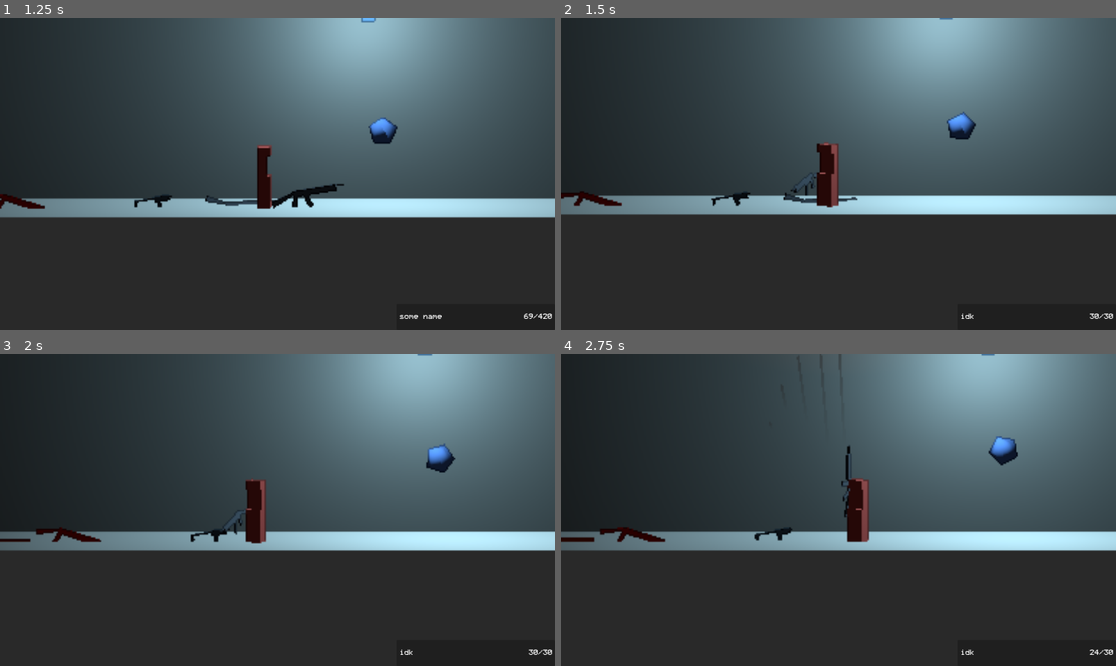
Above: before the commit, frames 1-4 (two rows, left to right).
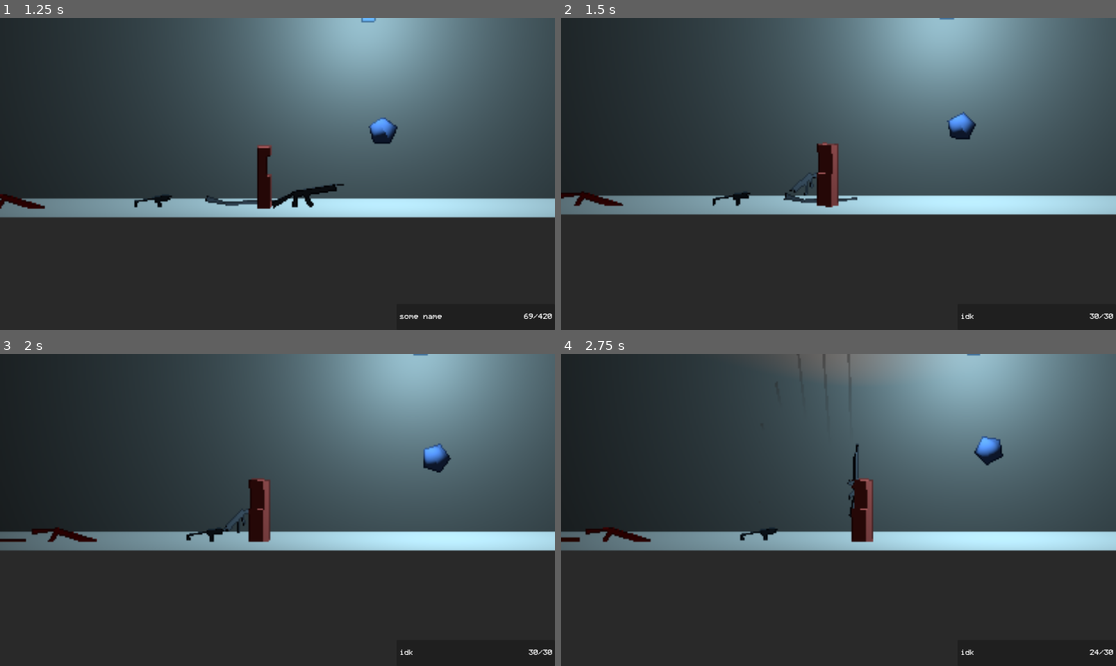
Above: after the commit, the same moments.

Repository: mncc8337/udgr
Game: Godot game, scene res://scenes/main.tscn
Two runs of this game, one before a commit and one after it. Both use one fixed random seed, a clock stepped at 60 frames per second and the inputs below. Sound files missing from this copy of the repository are replaced by a short silence.
Inputs (mouse positions are in pixels of both pictures, inside the frame that each line leads up to):
- Up to frame 1 (1.25 s): move the mouse to (399, 158) at 0.52 s; press the mouse at (399, 158) at 0.53 s; hold D (right) from 0.53 s (still down)
- Up to frame 2 (1.5 s): move the mouse to (727, 189) at 1.27 s; release D (right) at 1.28 s; release the mouse at (727, 189) at 1.28 s; hold A (left) from 1.28 s (still down); tap F (pickup) at 1.35 s
- Up to frame 3 (2 s): keep holding A (left)
- Up to frame 4 (2.75 s): move the mouse to (894, 441) at 2.02 s; release A (left) at 2.03 s; press the mouse at (894, 441) at 2.03 s; hold D (right) from 2.03 s (still down)

Frame 1 is identical in both runs. In frame 2, 0.1% of the frame differs, in the area x 2-74%, y 0-61%; in frame 3, 1.1%; in frame 4, 2.9%, in the area x 3-83%, y 0-61%.
Error in both runs: Invalid access to property or key 'view_range_increase_to' on a base object of type 'RigidBody3D (gun.gd)'. (res://scripts/camera.gd:31)

Commit message:
Add files via upload

Diff:
--- a/scenes/assasult_rifle.tscn
+++ b/scenes/assasult_rifle.tscn
@@ -1,7 +1,8 @@
-[gd_scene load_steps=10 format=3 uid="uid://bla3dq72k024l"]
+[gd_scene load_steps=11 format=3 uid="uid://bla3dq72k024l"]
 
 [ext_resource type="Script" path="res://scripts/gun.gd" id="1_q3iq3"]
 [ext_resource type="AudioStream" uid="uid://d3bpnc1c0jg8l" path="res://sfx/rifle.mp3" id="2_6u2dc"]
+[ext_resource type="AudioStream" uid="uid://byx1bs1lem487" path="res://sfx/AR_reload.mp3" id="3_wsqrj"]
 
 [sub_resource type="StandardMaterial3D" id="StandardMaterial3D_8utwe"]
 albedo_color = Color(0.419608, 0.447059, 0.509804, 1)
@@ -87,13 +88,14 @@
 "reloading": SubResource("Animation_ssbwn")
 }
 
-[node name="assasult_rifle" type="RigidBody3D" groups=["gun"]]
+[node name="assasult_rifle" type="RigidBody3D" node_paths=PackedStringArray("reload_sound_pos") groups=["gun"]]
 mass = 3.0
 script = ExtResource("1_q3iq3")
 gun_name = "idk"
 magazine_size = 30
-speed_when_holding = 0.8
 audio_stream = ExtResource("2_6u2dc")
+reload_sound_pos = NodePath("mesh/mag")
+between_firing_animation = true
 
 [node name="mesh" type="CSGCombiner3D" parent="."]
 transform = Transform3D(1, 0, 0, 0, 1, 0, 0, 0, 1, 1.04883, 0.104297, 0)
@@ -211,6 +213,7 @@
 transform = Transform3D(-4.37114e-08, 0, -1, 0, 1, 0, 1, 0, -4.37114e-08, 2.20737, 0.184407, 0)
 visible = false
 light_color = Color(1, 0.603922, 0, 1)
+light_energy = 5.0
 spot_range = 1000.0
 spot_angle = 75.0
 
@@ -235,3 +238,13 @@
 
 [node name="firing_sound_pos" type="Node3D" parent="."]
 transform = Transform3D(1, 0, 0, 0, 1, 0, 0, 0, 1, 2.23335, 0.185052, 0)
+
+[node name="reload_bwt_f_pos" type="Node3D" parent="."]
+transform = Transform3D(1, 0, 0, 0, 1, 0, 0, 0, 1, 0.587251, 0.148492, 0.0710304)
+
+[node name="StreamPlayers" type="Node3D" parent="."]
+
+[node name="Reload_Sound" type="AudioStreamPlayer3D" parent="StreamPlayers"]
+stream = ExtResource("3_wsqrj")
+
+[node name="between_firing_sound" type="AudioStreamPlayer3D" parent="StreamPlayers"]
--- a/scenes/shotgun.tscn
+++ b/scenes/shotgun.tscn
@@ -26,7 +26,7 @@
 tracks/0/loop_wrap = true
 tracks/0/keys = {
 "times": PackedFloat32Array(0, 0.2, 2, 2.3, 2.5),
-"transitions": PackedFloat32Array(1, 1, 1, 1, 1),
+"transitions": PackedFloat32Array(0.63728, 1, 1, 0.241484, 1),
 "update": 0,
 "values": [Vector3(0, 0, 0), Vector3(0, 0, 0.174533), Vector3(0, 0, 0.174533), Vector3(0, 0, 0.523599), Vector3(0, 0, 0)]
 }
@@ -38,7 +38,7 @@
 tracks/1/loop_wrap = true
 tracks/1/keys = {
 "times": PackedFloat32Array(0.2, 0.5, 2, 2.3),
-"transitions": PackedFloat32Array(1, 1, 1, 1),
+"transitions": PackedFloat32Array(4.28709, 1, 1, 1),
 "update": 0,
 "values": [Vector3(0, 0, 0), Vector3(0, 0, -0.785398), Vector3(0, 0, -0.785398), Vector3(0, 0, 0)]
 }
@@ -49,10 +49,10 @@
 tracks/2/interp = 1
 tracks/2/loop_wrap = true
 tracks/2/keys = {
-"times": PackedFloat32Array(0, 0.48, 0.9, 1.1, 1.6, 2),
+"times": PackedFloat32Array(0, 0.5, 0.9, 1.1, 1.6, 2),
 "transitions": PackedFloat32Array(1, 1, 1, 1, 1, 1),
 "update": 0,
-"values": [Vector3(0.0121117, 0.0695337, 0), Vector3(0.0121117, 0.0695337, 0), Vector3(-10, 4, 0), Vector3(-0.6, -0.4, -0.6), Vector3(-0.12, 0.075, 0), Vector3(0.012, 0.07, 0)]
+"values": [Vector3(0.0121117, 0.0695337, 0), Vector3(0.0121117, 0.0695337, 0), Vector3(-5, 2, 0), Vector3(-0.6, -0.4, -0.6), Vector3(-0.12, 0.075, 0), Vector3(0.012, 0.07, 0)]
 }
 tracks/3/type = "value"
 tracks/3/imported = false
@@ -72,19 +72,18 @@
 "reloading": SubResource("Animation_ssbwn")
 }
 
-[node name="shotgun" type="RigidBody3D" groups=["gun"]]
+[node name="shotgun" type="RigidBody3D" node_paths=PackedStringArray("reload_sound_pos") groups=["gun"]]
 mass = 3.0
 script = ExtResource("1_03o43")
 gun_name = "notashotgun"
 damage = 15.0
 max_recoil = 0.4
 inaccuracy = 0.1
-firing_speed = 0.4
-bullet_per_shot = 8
+firing_speed = 0.8
 magazine_size = 2
-view_range_increase_to = 5.5
+audio_stream = ExtResource("2_3ph08")
 speed_when_holding = 0.8
-audio_stream = ExtResource("2_3ph08")
+reload_sound_pos = NodePath("mesh/stock")
 
 [node name="mesh" type="CSGCombiner3D" parent="."]
 transform = Transform3D(1, 0, 0, 0, 1, 0, 0, 0, 1, 1.04883, 0.104297, 0)
@@ -135,7 +134,7 @@
 shape = SubResource("BoxShape3D_8l2h2")
 
 [node name="flash" type="SpotLight3D" parent="."]
-transform = Transform3D(-4.37114e-08, 0, -1, 0, 1, 0, 1, 0, -4.37114e-08, 2.43957, 0.168564, 0)
+transform = Transform3D(-4.37114e-08, 0, -1, 0, 1, 0, 1, 0, -4.37114e-08, 3.33124, 0.168564, 0)
 visible = false
 light_color = Color(1, 0.603922, 0, 1)
 spot_range = 1000.0
@@ -145,12 +144,12 @@
 one_shot = true
 
 [node name="raycast" type="RayCast3D" parent="."]
-transform = Transform3D(1, 0, 0, 0, 1, 0, 0, 0, 1, 2.44359, 0.170588, 0)
+transform = Transform3D(1, 0, 0, 0, 1, 0, 0, 0, 1, 3.33526, 0.170588, 0)
 target_position = Vector3(10000, 0, 0)
 hit_from_inside = true
 
 [node name="start" type="Node3D" parent="."]
-transform = Transform3D(1, 0, 0, 0, 1, 0, 0, 0, 1, -0.583899, 0.170588, 0)
+transform = Transform3D(1, 0, 0, 0, 1, 0, 0, 0, 1, -0.429376, 0.170588, 0)
 
 [node name="AnimationPlayer" type="AnimationPlayer" parent="."]
 libraries = {
@@ -162,3 +161,12 @@
 
 [node name="firing_sound_pos" type="Node3D" parent="."]
 transform = Transform3D(1, 0, 0, 0, 1, 0, 0, 0, 1, 3.35722, 0.169209, 0)
+
+[node name="reload_bwt_f_pos" type="Node3D" parent="."]
+transform = Transform3D(1, 0, 0, 0, 1, 0, 0, 0, 1, 0.587251, 0.148492, 0.0710304)
+
+[node name="StreamPlayers" type="Node3D" parent="."]
+
+[node name="between_firing_sound" type="AudioStreamPlayer3D" parent="StreamPlayers"]
+
+[node name="Reload_Sound" type="AudioStreamPlayer3D" parent="StreamPlayers"]
--- /dev/null
+++ b/scenes/sniper.tscn
@@ -0,0 +1,329 @@
+[gd_scene load_steps=19 format=3 uid="uid://2hy6d11w4b8d"]
+
+[ext_resource type="Script" path="res://scripts/gun.gd" id="1_2so4f"]
+[ext_resource type="AudioStream" uid="uid://bqwk054ot6jk4" path="res://sfx/sr.mp3" id="2_utnap"]
+[ext_resource type="AudioStream" uid="uid://dcifs4fvnf0hn" path="res://sfx/snip_reload_bwfr.mp3" id="3_aha71"]
+[ext_resource type="AudioStream" uid="uid://2d048grnkn48" path="res://sfx/reload_mag_sr.mp3" id="4_my3bw"]
+
+[sub_resource type="StandardMaterial3D" id="StandardMaterial3D_eahn7"]
+albedo_color = Color(0.231373, 0.231373, 0.231373, 1)
+
+[sub_resource type="StandardMaterial3D" id="StandardMaterial3D_fgog0"]
+albedo_color = Color(0.54902, 0.54902, 0.54902, 1)
+
+[sub_resource type="StandardMaterial3D" id="StandardMaterial3D_pfr5s"]
+albedo_color = Color(0.431373, 0.431373, 0.431373, 1)
+
+[sub_resource type="StandardMaterial3D" id="StandardMaterial3D_v60ju"]
+
+[sub_resource type="StandardMaterial3D" id="StandardMaterial3D_b0mfo"]
+
+[sub_resource type="StandardMaterial3D" id="StandardMaterial3D_ynufc"]
+albedo_color = Color(0.34902, 0.639216, 0.160784, 1)
+
+[sub_resource type="StandardMaterial3D" id="StandardMaterial3D_o4xms"]
+albedo_color = Color(0.207843, 0.207843, 0.207843, 1)
+
+[sub_resource type="BoxShape3D" id="BoxShape3D_skj8c"]
+size = Vector3(0.478442, 0.199901, 0.137)
+
+[sub_resource type="BoxShape3D" id="BoxShape3D_8l2h2"]
+size = Vector3(0.709172, 0.0602679, 0.137)
+
+[sub_resource type="BoxShape3D" id="BoxShape3D_dtl6l"]
+size = Vector3(0.12063, 0.210771, 0.137)
+
+[sub_resource type="Animation" id="Animation_8wqsq"]
+resource_name = "reloading"
+length = 5.8
+tracks/0/type = "value"
+tracks/0/imported = false
+tracks/0/enabled = true
+tracks/0/path = NodePath("dsd:rotation")
+tracks/0/interp = 1
+tracks/0/loop_wrap = true
+tracks/0/keys = {
+"times": PackedFloat32Array(0, 0.4, 4.4, 4.8),
+"transitions": PackedFloat32Array(1, 1, 1, 0.125),
+"update": 0,
+"values": [Vector3(0, 0, 0), Vector3(0, 0, 0.349066), Vector3(0, 0, 0.349066), Vector3(0, 0, 0)]
+}
+tracks/1/type = "value"
+tracks/1/imported = false
+tracks/1/enabled = true
+tracks/1/path = NodePath("dsd/mag:position")
+tracks/1/interp = 1
+tracks/1/loop_wrap = true
+tracks/1/keys = {
+"times": PackedFloat32Array(1.1, 1.3, 1.8, 2.4, 3.2, 3.7, 4, 4.3),
+"transitions": PackedFloat32Array(1, 1, 3.36359, 1, 1, 1, 1, 1),
+"update": 0,
+"values": [Vector3(-0.25, -0.12, 0), Vector3(-0.25, -0.2, 0), Vector3(-1, -0.4, -0.6), Vector3(-1.5, -0.2, -0.6), Vector3(-1.5, -0.1, -0.6), Vector3(-1, -0.4, -0.6), Vector3(-0.5, -0.3, 0), Vector3(-0.25, -0.12, 0)]
+}
+tracks/2/type = "value"
+tracks/2/imported = false
+tracks/2/enabled = true
+tracks/2/path = NodePath("dsd/mag:visible")
+tracks/2/interp = 1
+tracks/2/loop_wrap = true
+tracks/2/keys = {
+"times": PackedFloat32Array(0, 1.8, 2.5, 3.2, 3.9),
+"transitions": PackedFloat32Array(1, 1, 1, 1, 1),
+"update": 0,
+"values": [true, true, false, false, true]
+}
+tracks/3/type = "value"
+tracks/3/imported = false
+tracks/3/enabled = true
+tracks/3/path = NodePath("dsd/mag:rotation")
+tracks/3/interp = 1
+tracks/3/loop_wrap = true
+tracks/3/keys = {
+"times": PackedFloat32Array(0, 0.9, 1.4, 3.7, 4.3, 4.9),
+"transitions": PackedFloat32Array(1, 1, 1, 1, 1, 1),
+"update": 0,
+"values": [Vector3(0, 0, 0.418879), Vector3(0, 0, 0.418879), Vector3(0, 0, -0.418879), Vector3(0, 0, -0.418879), Vector3(0, 0, 0.418879), Vector3(0, 0, 0.418879)]
+}
+tracks/4/type = "value"
+tracks/4/imported = false
+tracks/4/enabled = true
+tracks/4/path = NodePath("dsd:position")
+tracks/4/interp = 1
+tracks/4/loop_wrap = true
+tracks/4/keys = {
+"times": PackedFloat32Array(0, 0.7, 4.1, 4.9),
+"transitions": PackedFloat32Array(4.28709, 0.153893, 2.63902, 0.297302),
+"update": 0,
+"values": [Vector3(0.898, 0.2, 0.03), Vector3(0.898, 0.8, 0.03), Vector3(0.898, 0.8, 0.03), Vector3(0.898, 0.2, 0.03)]
+}
+tracks/5/type = "value"
+tracks/5/imported = false
+tracks/5/enabled = true
+tracks/5/path = NodePath("dsd/CSGCombiner3D3/CSGBox3D12:position")
+tracks/5/interp = 1
+tracks/5/loop_wrap = true
+tracks/5/keys = {
+"times": PackedFloat32Array(0, 5, 5.1, 5.3, 5.4),
+"transitions": PackedFloat32Array(1, 2.63902, 1, 1, 1),
+"update": 0,
+"values": [Vector3(-0.4, 0.125, 0.001), Vector3(-0.4, 0.125, 0.001), Vector3(-0.6, 0.125, 0.001), Vector3(-0.6, 0.125, 0.001), Vector3(-0.4, 0.125, 0.001)]
+}
+tracks/6/type = "value"
+tracks/6/imported = false
+tracks/6/enabled = true
+tracks/6/path = NodePath("dsd/CSGCombiner3D3/CSGBox3D12:rotation")
+tracks/6/interp = 1
+tracks/6/loop_wrap = true
+tracks/6/keys = {
+"times": PackedFloat32Array(0, 4.9, 5, 5.4, 5.5),
+"transitions": PackedFloat32Array(1, 1, 1, 6.06287, 1),
+"update": 0,
+"values": [Vector3(0.698132, 0, 0), Vector3(0.698132, 0, 0), Vector3(-0.872665, 0, 0), Vector3(-0.872665, 0, 0), Vector3(0.698132, 0, 0)]
+}
+
+[sub_resource type="AnimationLibrary" id="AnimationLibrary_n2xwd"]
+_data = {
+"reloading": SubResource("Animation_8wqsq")
+}
+
+[sub_resource type="Animation" id="Animation_bcscu"]
+resource_name = "between_firing_sniper"
+tracks/0/type = "value"
+tracks/0/imported = false
+tracks/0/enabled = true
+tracks/0/path = NodePath("dsd/CSGCombiner3D3/CSGBox3D12:position")
+tracks/0/interp = 1
+tracks/0/loop_wrap = true
+tracks/0/keys = {
+"times": PackedFloat32Array(0.2, 0.3, 0.7, 1),
+"transitions": PackedFloat32Array(1, 1, 1, 1),
+"update": 0,
+"values": [Vector3(-0.4, 0.125, 0.001), Vector3(-0.6, 0.125, 0.001), Vector3(-0.6, 0.125, 0.001), Vector3(-0.4, 0.125, 0.001)]
+}
+tracks/1/type = "value"
+tracks/1/imported = false
+tracks/1/enabled = true
+tracks/1/path = NodePath("dsd/CSGCombiner3D3/CSGBox3D12:rotation")
+tracks/1/interp = 1
+tracks/1/loop_wrap = true
+tracks/1/keys = {
+"times": PackedFloat32Array(0, 0.1, 0.9, 1),
+"transitions": PackedFloat32Array(1, 1, 1, 1),
+"update": 0,
+"values": [Vector3(0.698132, 0, 0), Vector3(-0.872665, 0, 0), Vector3(-0.872665, 0, 0), Vector3(0.698132, 0, 0)]
+}
+
+[sub_resource type="AnimationLibrary" id="AnimationLibrary_cr107"]
+_data = {
+"between_firing_sniper": SubResource("Animation_bcscu")
+}
+
+[node name="sniper" type="RigidBody3D" node_paths=PackedStringArray("reload_sound_pos") groups=["gun"]]
+mass = 3.0
+script = ExtResource("1_2so4f")
+gun_name = "siu"
+animation_between_reload = "between_firing_sniper"
+damage = 120.0
+max_recoil = 0.5
+inaccuracy = 0.0
+firing_speed = 1.3
+magazine_size = 7
+audio_stream = ExtResource("2_utnap")
+speed_when_holding = 0.8
+reload_sound_pos = NodePath("dsd/mag")
+between_firing_animation = true
+
+[node name="dsd" type="Node3D" parent="."]
+transform = Transform3D(1, 0, 0, 0, 1, 0, 0, 0, 1, 0.898, 0.2, 0.03)
+
+[node name="barrel" type="CSGBox3D" parent="dsd"]
+transform = Transform3D(1.5, 0, 0, 0, 0.3, 0, 0, 0, 0.6, 1.58364, 0.0596337, 0)
+material_overlay = SubResource("StandardMaterial3D_eahn7")
+size = Vector3(1.424, 0.211, 0.076)
+
+[node name="muzzle" type="CSGBox3D" parent="dsd"]
+transform = Transform3D(0.2, 0, 0, 0, 0.7, 0, 0, 0, 1.5, 2.67619, 0.0640659, 0)
+material_overlay = SubResource("StandardMaterial3D_fgog0")
+size = Vector3(1.424, 0.211, 0.076)
+
+[node name="CSGCombiner3D3" type="CSGCombiner3D" parent="dsd"]
+transform = Transform3D(1, 0, 0, 0, 0.806352, -0.591436, 0, 0.591436, 0.806352, -0.1, 0.05, -0.05)
+material_overlay = SubResource("StandardMaterial3D_pfr5s")
+
+[node name="CSGBox3D12" type="CSGBox3D" parent="dsd/CSGCombiner3D3"]
+transform = Transform3D(2, 0, 0, 0, 1.53209, -1.28558, 0, 1.28558, 1.53209, -0.4, 0.125, 0.001)
+material_override = SubResource("StandardMaterial3D_v60ju")
+size = Vector3(0.01, 0.01, 0.01)
+
+[node name="CSGBox3D2" type="CSGBox3D" parent="dsd/CSGCombiner3D3/CSGBox3D12"]
+transform = Transform3D(1, 0, 0, 0, 0.775595, -0.631231, 0, 0.631231, 0.775595, -0.00285584, 0.0308656, 0.0395792)
+material_overlay = SubResource("StandardMaterial3D_b0mfo")
+size = Vector3(0.0271204, 0.111019, 0.0214675)
+
+[node name="CSGBox3D12" type="CSGBox3D" parent="dsd/CSGCombiner3D3/CSGBox3D12/CSGBox3D2"]
+transform = Transform3D(0.055331, -0.998354, -0.0150625, -0.59833, -0.0452303, 0.799973, -0.799338, -0.035251, -0.599848, 0, 0.0522218, -0.00106314)
+size = Vector3(0.0324293, 0.049, 0.0262814)
+
+[node name="CSGCombiner3D2" type="CSGCombiner3D" parent="dsd"]
+material_overlay = SubResource("StandardMaterial3D_ynufc")
+
+[node name="CSGBox3D3" type="CSGBox3D" parent="dsd/CSGCombiner3D2"]
+transform = Transform3D(0.1, 0, 0, 0, 1, 0, 0, 0, 1, -1.15196, -0.115473, 0)
+size = Vector3(1.424, 0.211, 0.076)
+
+[node name="CSGBox3D" type="CSGBox3D" parent="dsd/CSGCombiner3D2"]
+transform = Transform3D(1, 0, 0, 0, 1, 0, 0, 0, 1, 0.180179, 0.0223744, 0)
+size = Vector3(1.424, 0.211, 0.076)
+
+[node name="CSGBox3D8" type="CSGBox3D" parent="dsd/CSGCombiner3D2"]
+transform = Transform3D(0.661881, -0.0227846, 0, 0.227846, 0.0661881, 0, 0, 0, 0.45, -0.510953, -0.102228, 2.26498e-06)
+size = Vector3(0.2, 0.25, 0.038)
+
+[node name="CSGBox3D7" type="CSGBox3D" parent="dsd/CSGCombiner3D2"]
+transform = Transform3D(-0.330344, 0.00478787, 0, 0.0908062, -0.0754812, 0, 0, 0, 0.45, -0.607549, -0.115859, 1.54972e-06)
+size = Vector3(0.2, 0.25, 0.038)
+
+[node name="CSGBox3D6" type="CSGBox3D" parent="dsd/CSGCombiner3D2"]
+transform = Transform3D(-0.132814, 0.647643, 0, -0.323822, -0.265628, 0, 0, 0, 1.5, -0.845049, -0.147421, 5.96046e-07)
+size = Vector3(0.2, 0.25, 0.038)
+
+[node name="CSGBox3D5" type="CSGBox3D" parent="dsd/CSGCombiner3D2"]
+transform = Transform3D(0.0127574, 0.699884, 0, -0.699884, 0.0127574, 0, 0, 0, 1.5, -1.00283, -0.0960567, 5.96046e-07)
+size = Vector3(0.2, 0.25, 0.038)
+
+[node name="CSGBox3D4" type="CSGBox3D" parent="dsd/CSGCombiner3D2"]
+transform = Transform3D(0.461421, 0.385182, 0, -0.19259, 0.922841, 0, 0, 0, 1.5, -0.694695, -0.117008, 2.38419e-07)
+size = Vector3(0.2, 0.25, 0.038)
+
+[node name="CSGBox3D9" type="CSGBox3D" parent="dsd/CSGCombiner3D2"]
+transform = Transform3D(1, 0, 0, 0, 1, 0, 0, 0, 1, -0.839171, 0.0378307, 0)
+size = Vector3(0.762538, 0.175735, 0.076)
+
+[node name="CSGBox3D11" type="CSGBox3D" parent="dsd/CSGCombiner3D2"]
+transform = Transform3D(1, 0, 0, 0, 1, 0, 0, 0, 1, -0.201575, 0.138, 0)
+size = Vector3(1.48038, 0.0433152, 0.0323464)
+
+[node name="mag" type="CSGBox3D" parent="dsd"]
+transform = Transform3D(0.913546, -0.406737, 0, 0.406737, 0.913546, 0, 0, 0, 1, -0.25, -0.12, 0)
+material_overlay = SubResource("StandardMaterial3D_o4xms")
+size = Vector3(0.2, 0.25, 0.038)
+
+[node name="col1" type="CollisionShape3D" parent="."]
+transform = Transform3D(1, 0, 0, 0, 1, 0, 0, 0, 1, 1.54318, 0.222355, 0)
+shape = SubResource("BoxShape3D_skj8c")
+
+[node name="col6" type="CollisionShape3D" parent="."]
+transform = Transform3D(0.4, 0, 0, 0, 0.4, 0, 0, 0, 0.4, 2, 0.266562, 0.0307016)
+shape = SubResource("BoxShape3D_skj8c")
+
+[node name="col7" type="CollisionShape3D" parent="."]
+transform = Transform3D(0.4, 0, 0, 0, 0.4, 0, 0, 0, 0.4, 2.76854, 0.266562, 0.0307016)
+shape = SubResource("BoxShape3D_skj8c")
+
+[node name="col8" type="CollisionShape3D" parent="."]
+transform = Transform3D(0.8, 0, 0, 0, 0.8, 0, 0, 0, 0.8, 3.51849, 0.266562, 0.0307016)
+shape = SubResource("BoxShape3D_skj8c")
+
+[node name="col5" type="CollisionShape3D" parent="."]
+transform = Transform3D(1, 0, 0, 0, 1, 0, 0, 0, 1, 0.618496, 0.222355, 0)
+shape = SubResource("BoxShape3D_skj8c")
+
+[node name="col4" type="CollisionShape3D" parent="."]
+transform = Transform3D(0.999932, -0.0116235, 0, 0.0116235, 0.999932, 0, 0, 0, 1, 0.0312609, 0.250032, -2.38418e-07)
+shape = SubResource("BoxShape3D_8l2h2")
+
+[node name="col2" type="CollisionShape3D" parent="."]
+transform = Transform3D(0.947768, -0.318959, 0, 0.318959, 0.947768, 0, 0, 0, 1, 0.0365286, 0.0498597, -0.00212491)
+shape = SubResource("BoxShape3D_8l2h2")
+
+[node name="col3" type="CollisionShape3D" parent="."]
+transform = Transform3D(0.917018, -0.398845, 0, 0.398845, 0.917018, 0, 0, 0, 1, 0.650414, 0.0667184, -1.19209e-07)
+shape = SubResource("BoxShape3D_dtl6l")
+
+[node name="flash" type="SpotLight3D" parent="."]
+transform = Transform3D(-4.37114e-08, 0, -1, 0, 1, 0, 1, 0, -4.37114e-08, 2.00969, 0.179091, 0)
+visible = false
+light_color = Color(1, 0.603922, 0, 1)
+light_energy = 5.0
+spot_range = 1000.0
+spot_angle = 73.97
+
+[node name="flash_timer" type="Timer" parent="."]
+one_shot = true
+
+[node name="raycast" type="RayCast3D" parent="."]
+transform = Transform3D(1, 0, 0, 0, 1, 0, 0, 0, 1, 1.97194, 0.257072, 0.0238035)
+target_position = Vector3(10000, 0, 0)
+
+[node name="start" type="Node3D" parent="."]
+transform = Transform3D(1, 0, 0, 0, 1, 0, 0, 0, 1, -0.162028, 0.230069, 0)
+
+[node name="reload_bwt_f_pos" type="Node3D" parent="."]
+transform = Transform3D(1, 0, 0, 0, 0.5, -0.866025, 0, 0.866025, 0.5, 0.398, 0.330498, 0.0467335)
+
+[node name="reload_timer" type="Timer" parent="."]
+one_shot = true
+
+[node name="AnimationPlayer" type="AnimationPlayer" parent="."]
+libraries = {
+"": SubResource("AnimationLibrary_n2xwd")
+}
+
+[node name="Timer" type="Timer" parent="."]
+one_shot = true
+
+[node name="firing_sound_pos" type="Node3D" parent="."]
+transform = Transform3D(1, 0, 0, 0, 1, 0, 0, 0, 1, 3.28027, 0.0999999, 0)
+
+[node name="AnimationPlayer2" type="AnimationPlayer" parent="."]
+libraries = {
+"": SubResource("AnimationLibrary_cr107")
+}
+
+[node name="StreamPlayers" type="Node3D" parent="."]
+
+[node name="between_firing_sound" type="AudioStreamPlayer3D" parent="StreamPlayers"]
+stream = ExtResource("3_aha71")
+
+[node name="Reload_Sound" type="AudioStreamPlayer3D" parent="StreamPlayers"]
+stream = ExtResource("4_my3bw")
--- a/scenes/sub_machine_gun.tscn
+++ b/scenes/sub_machine_gun.tscn
@@ -72,18 +72,18 @@
 "reloading": SubResource("Animation_0sngs")
 }
 
-[node name="sub_machine_gun" type="RigidBody3D" groups=["gun"]]
+[node name="sub_machine_gun" type="RigidBody3D" node_paths=PackedStringArray("reload_sound_pos") groups=["gun"]]
 mass = 2.0
 center_of_mass_mode = 1
 center_of_mass = Vector3(0.5, 0.15, 0)
 script = ExtResource("1_4tdmp")
-gun_name = "swimming"
+gun_name = "uzi"
 damage = 29.0
 inaccuracy = 0.1
 firing_speed = 0.06
 magazine_size = 25
-view_range_increase_to = 3.0
 audio_stream = ExtResource("2_bb66c")
+reload_sound_pos = NodePath("mesh/mag")
 
 [node name="mesh" type="CSGCombiner3D" parent="."]
 transform = Transform3D(1, 0, 0, 0, 1, 0, 0, 0, 1, 1.12445, 0.104297, 0)
@@ -137,6 +137,7 @@
 transform = Transform3D(-4.37114e-08, 0, -1, 0, 1, 0, 1, 0, -4.37114e-08, 1.177, 0.162867, 0)
 visible = false
 light_color = Color(1, 0.603922, 0, 1)
+light_energy = 5.0
 spot_range = 1000.0
 spot_angle = 73.97
 
@@ -155,8 +156,21 @@
 "": SubResource("AnimationLibrary_2lhhk")
 }
 
+[node name="Reload_Sound" type="AudioStreamPlayer3D" parent="."]
+
 [node name="Timer" type="Timer" parent="."]
 one_shot = true
 
+[node name="StreamPlayers" type="Node3D" parent="."]
+transform = Transform3D(1, 0, 0, 0, 1, 0, 0, 0, 1, 1.17796, 0.164293, 0)
+
+[node name="between_firing_sound" type="AudioStreamPlayer3D" parent="StreamPlayers"]
+transform = Transform3D(1, 0, 0, 0, 1, 0, 0, 0, 1, -1.17796, -0.164293, 0)
+
+[node name="Reload_Sound" type="AudioStreamPlayer3D" parent="StreamPlayers"]
+
 [node name="firing_sound_pos" type="Node3D" parent="."]
 transform = Transform3D(1, 0, 0, 0, 1, 0, 0, 0, 1, 1.17796, 0.164293, 0)
+
+[node name="reload_bwt_f_pos" type="Node3D" parent="."]
+transform = Transform3D(1, 0, 0, 0, 1, 0, 0, 0, 1, 0.587251, 0.148492, 0.0710304)
--- a/scenes/wand.tscn
+++ b/scenes/wand.tscn
@@ -20,7 +20,6 @@
 inaccuracy = 0.3
 firing_speed = 0.001
 magazine_size = 500
-view_range_increase_to = 8.0
 
 [node name="dsd" type="CSGCombiner3D" parent="."]
 transform = Transform3D(1, 0, 0, 0, 1, 0, 0, 0, 1, 1.24177, 0, 0)
Not shown: 1 places in scenes/shotgun.tscn that only renumber resources
